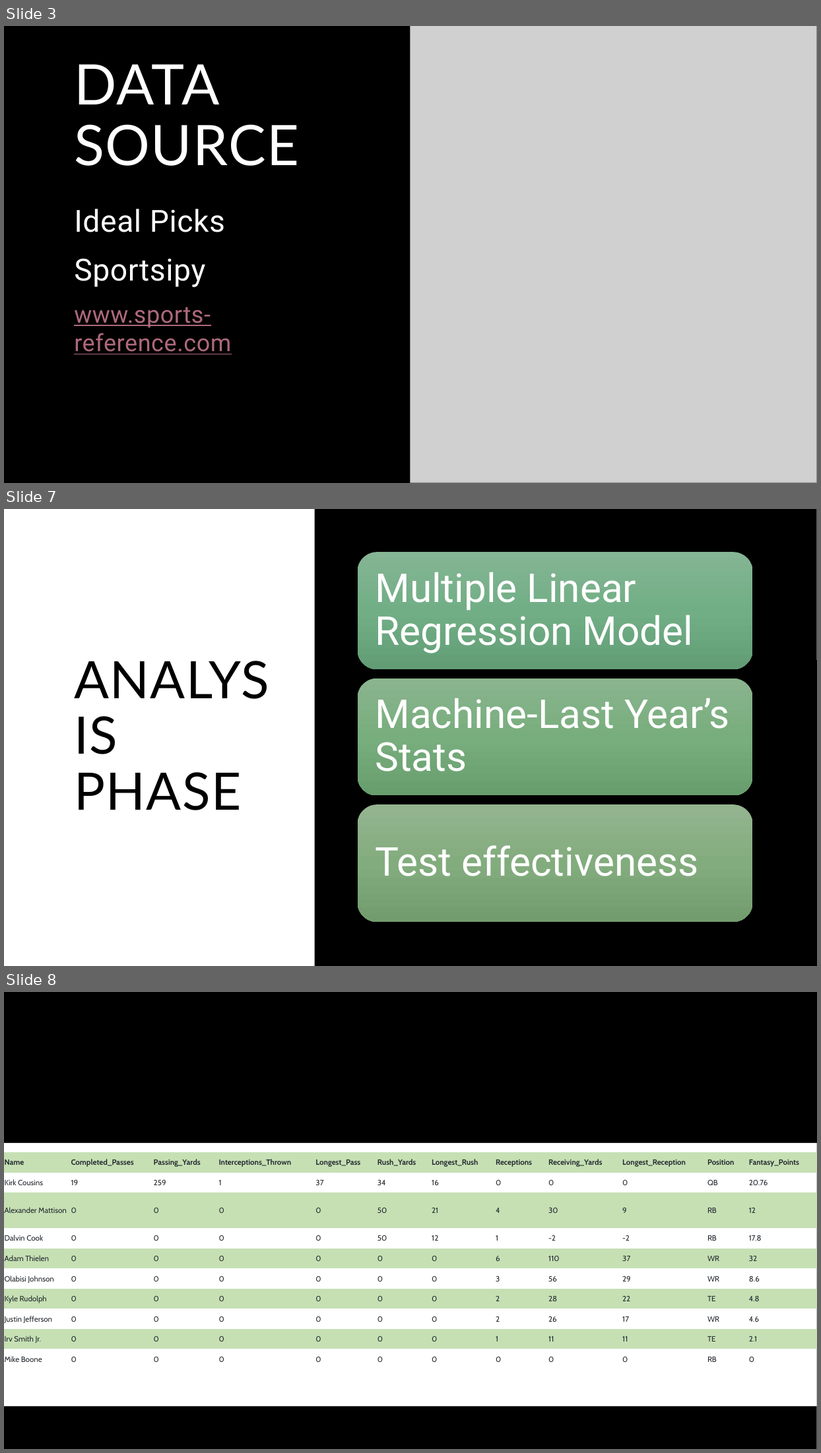
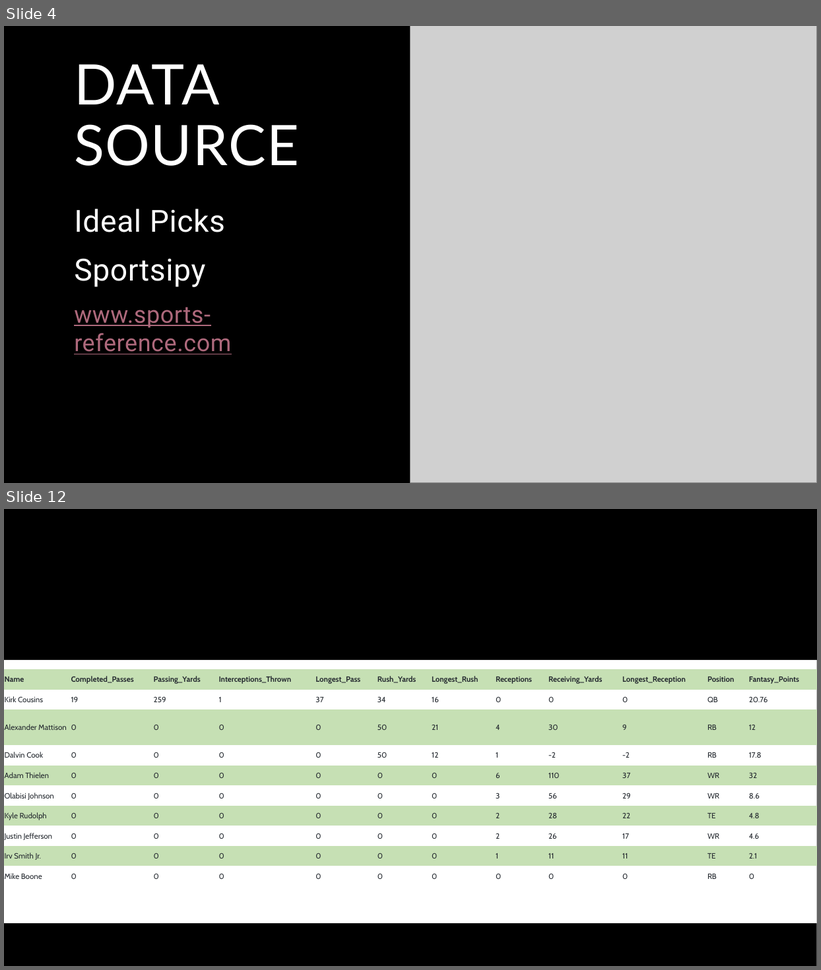
Before and after one commit to sbull32/team_cautious_waffle, a slide deck: Resources/Final.Presentation.pptx. Shown one above the other, each under a label of ours: slides 3, 7 and 8 before the commit, slides 4 and 12 after it; the slides between them are not shown. The pictures are 821x1453 and 821x970 pixels, drawn with LibreOffice and Linux fonts; fonts in the diff are those of the drawing; grey boxes stand for pictures. Boxes give left, top, right and bottom in pixels: in the first picture for what was removed or moved away, otherwise in the second. Text is boxed around its words. In the diff, an @@ line names an element or a change of style, - is before the commit and + after.

```diff
--- a/Resources/Final.Presentation.pptx
+++ b/Resources/Final.Presentation.pptx
@@ slide 7 removed at box(4, 509, 817, 966), background #000000; not listed: 1 template element that a slide beside it also shows @@
@@ rectangle removed at box(4, 509, 817, 966) @@
@@ rectangle removed at box(4, 509, 314, 966) @@
@@ title removed at box(74, 772, 241, 811) @@
-ANALYSIS PHASE
@@ group removed at box(358, 553, 753, 922): 3 rounded rectangles, 3 texts @@
-Multiple Linear Regression Model
-Machine-Last Year’s Stats
-Test effectiveness
@@ what was slide 3 is now slide 4 @@
@@ what was slide 8 is now slide 12 @@
```
Also in this commit, not shown: 1 slide changed, 14 slides added, 6 other slides removed.
